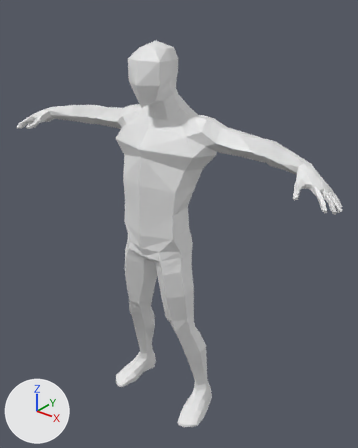
An edit to the FBX model Parkour Runner/Assets/ParkourRunner/fbx/ch_full.fbx, drawn before and after from the same camera.
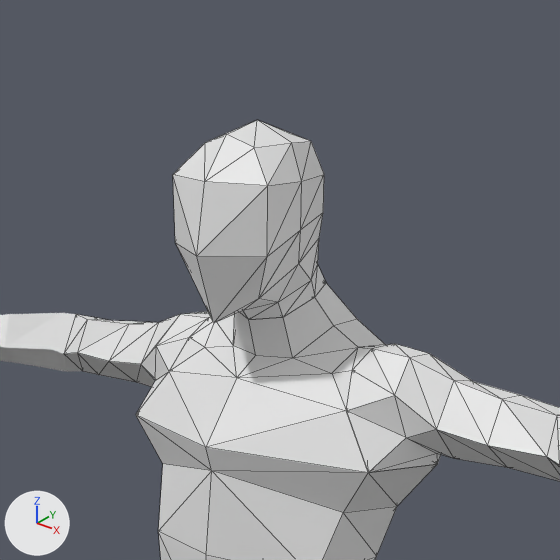
Each version appears first whole from a camera (50 mm lens) standing at (1.409, -1.37, 2.098) and looking at (0.048, 0.332, 1.043), and next in a close-up on the part from 20% to 72% of the width and 0% to 42% of the height. Lighting does not change. The marker at lower left points along +X, +Y and +Z. The close-ups show mesh edges as thin lines. Where no turn or scale is listed for an object, it has been applied to the vertices. Vertices at the same position are counted once.

In view in the first close-up: 'L_shoulder', 'R_hand', 'R_shoulder', 'body', 'head'.
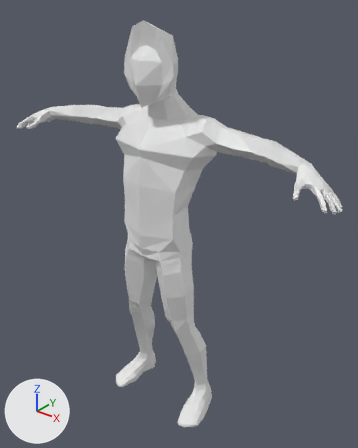
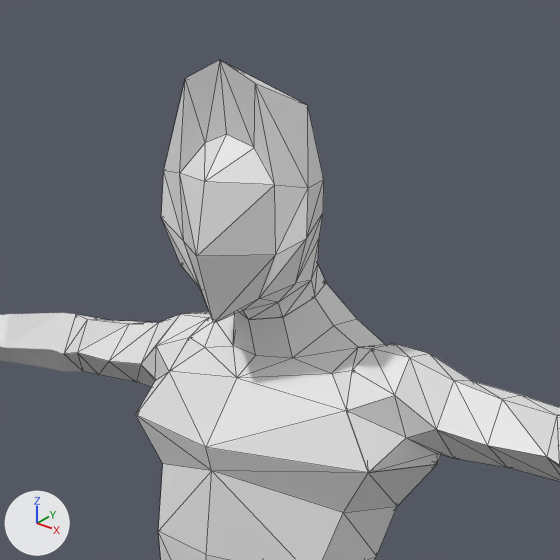
Where the change shows, as pixel boxes [x1, y1, x2, y2] in the close-ups (560 x 560 px; the box of a moved part takes in the faces that stretch with it):
'head', reshaped (8% wider, 29% taller)
    before: [173, 120, 326, 323]
    after: [161, 60, 326, 323]
part 1 of me_mesh_006, moved or reshaped
    before: [173, 120, 324, 323]
    after: [161, 60, 324, 323]

The change, as a diff of the scene's bpy script:
```diff
--- a/Parkour Runner/Assets/ParkourRunner/fbx/ch_full.fbx.py
+++ b/Parkour Runner/Assets/ParkourRunner/fbx/ch_full.fbx.py
@@ me_mesh_006 @@
 me_mesh_006.from_pydata(...)  # 58 vertices, 112 faces; spans x -0.086..0.086, y 0.113..0.345, z 1.625..1.89
 # used by ob_head; location = (0.0, 0.0, 0.0)
 # before: 27 (0.061, 0.24, 1.865) at pixel (291, 142), 28 (0.049, 0.297, 1.861) at pixel (311, 141), 29 (0.0, 0.312, 1.866) at pixel (290, 134), 30 (0.0, 0.242, 1.89) at pixel (257, 119), 53 (-0.061, 0.24, 1.865)
 # before: 54 (-0.049, 0.297, 1.861)
-me_mesh_006.vertices[1].co = (0.0, 0.338, 1.823)
-me_mesh_006.vertices[14].co = (0.078, 0.232, 1.709)  # pixel (298, 263)
-me_mesh_006.vertices[17].co = (0.084, 0.16, 1.73)  # pixel (267, 256)
-me_mesh_006.vertices[19].co = (0.085, 0.229, 1.756)  # pixel (300, 229)
-me_mesh_006.vertices[21].co = (0.086, 0.162, 1.821)  # pixel (267, 185)
-me_mesh_006.vertices[23].co = (0.086, 0.232, 1.819)  # pixel (301, 181)
-me_mesh_006.vertices[24].co = (0.062, 0.308, 1.818)  # pixel (324, 174)
-me_mesh_006.vertices[44].co = (-0.078, 0.232, 1.709)
-me_mesh_006.vertices[46].co = (-0.084, 0.16, 1.73)  # pixel (175, 242)
-me_mesh_006.vertices[47].co = (-0.085, 0.229, 1.756)
-me_mesh_006.vertices[49].co = (-0.086, 0.162, 1.821)  # pixel (172, 174)
-me_mesh_006.vertices[50].co = (-0.086, 0.232, 1.819)
-me_mesh_006.vertices[51].co = (-0.062, 0.308, 1.818)
+# me_mesh_006 part 1
+for i in [27, 30, 53]: me_mesh_006.vertices[i].co += Vector((0.0, -0.072, 0.079))
+for i in [28, 29, 54]: me_mesh_006.vertices[i].co += Vector((0.0, -0.008, 0.047))
+me_mesh_006.vertices[1].co = (0.0, 0.336, 1.844)
+me_mesh_006.vertices[14].co = (0.107, 0.192, 1.693)  # pixel (295, 283)
+me_mesh_006.vertices[17].co = (0.084, 0.177, 1.73)  # pixel (275, 254)
+me_mesh_006.vertices[19].co = (0.133, 0.184, 1.756)  # pixel (306, 238)
+me_mesh_006.vertices[21].co = (0.086, 0.176, 1.821)  # pixel (274, 184)
+me_mesh_006.vertices[23].co = (0.131, 0.19, 1.819)  # pixel (308, 187)
+me_mesh_006.vertices[24].co = (0.095, 0.266, 1.818)  # pixel (323, 179)
+me_mesh_006.vertices[44].co = (-0.107, 0.192, 1.693)  # pixel (180, 264)
+me_mesh_006.vertices[46].co = (-0.084, 0.177, 1.73)  # pixel (183, 241)
+me_mesh_006.vertices[47].co = (-0.133, 0.184, 1.756)  # pixel (161, 217)
+me_mesh_006.vertices[49].co = (-0.086, 0.176, 1.821)  # pixel (179, 173)
+me_mesh_006.vertices[50].co = (-0.131, 0.19, 1.819)  # pixel (163, 170)
+me_mesh_006.vertices[51].co = (-0.095, 0.266, 1.818)
```
